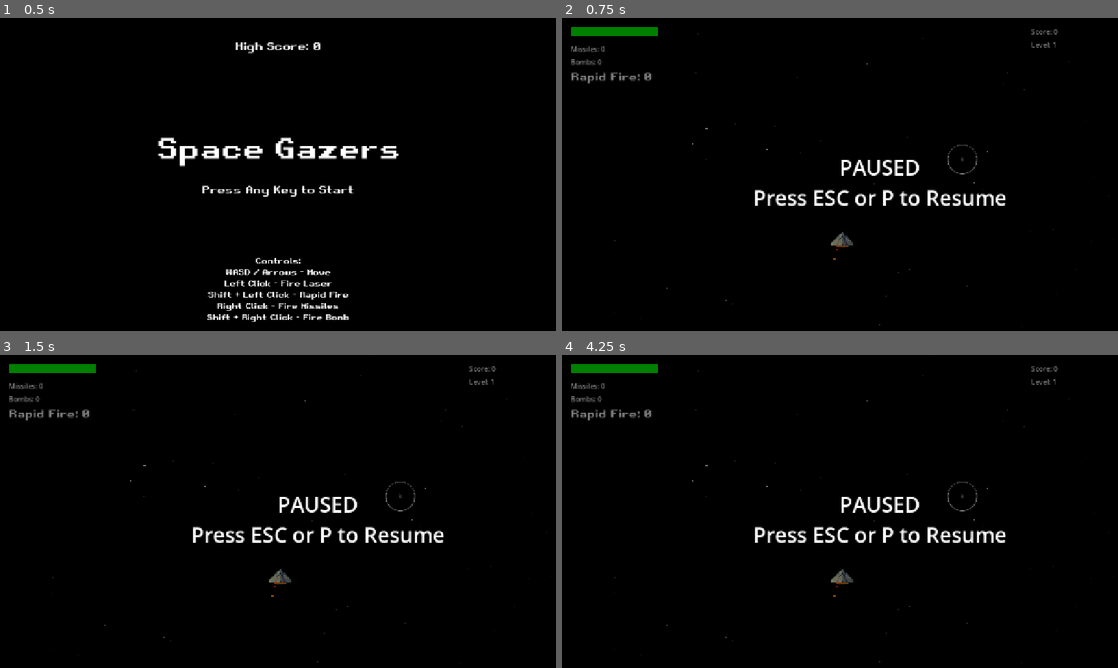
Above: before the commit, frames 1-4 (two rows, left to right).
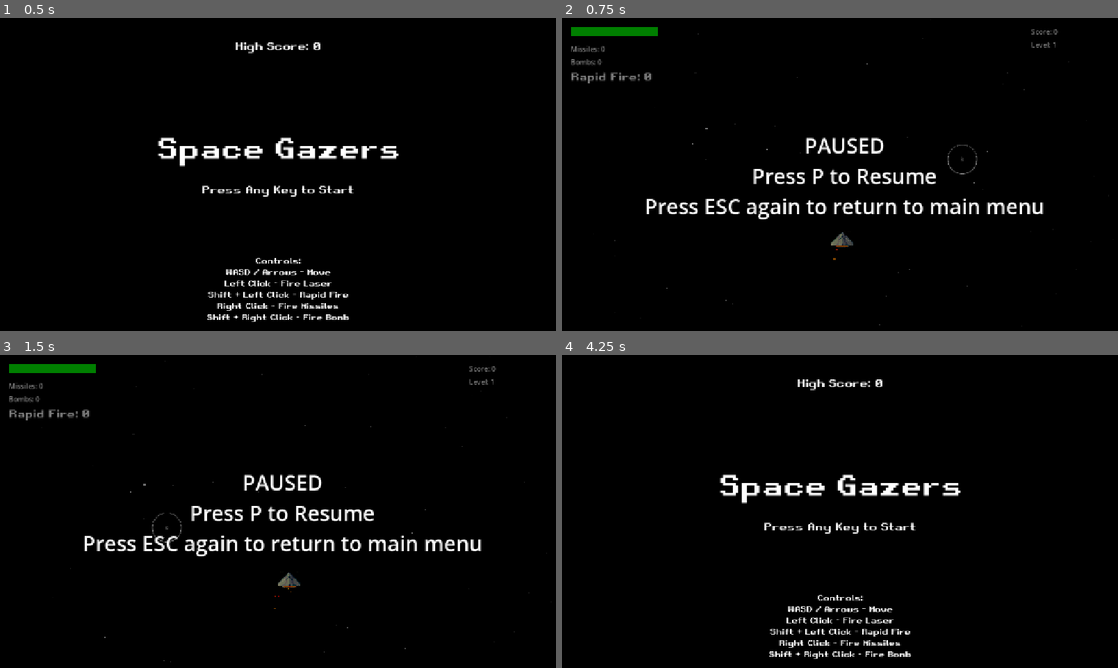
Above: after the commit, the same moments.

Repository: michaeldolearyjr/space-gazers
Game: Godot game, scene res://main_menu.tscn
Two runs of this game, one before a commit and one after it. Both use one fixed random seed, a clock stepped at 60 frames per second and the inputs below. Sound files missing from this copy of the repository are replaced by a short silence.
Inputs (mouse positions are in pixels of both pictures, inside the frame that each line leads up to):
- Up to frame 1 (0.5 s): no input
- Up to frame 2 (0.75 s): tap Enter at 0.5 s; move the mouse to (962, 158) at 0.52 s; hold Right (ui_right) from 0.53 s (still down); tap P at 0.6 s; click (962, 158) at 0.67 s
- Up to frame 3 (1.5 s): tap P at 1.25, 1.35 s; move the mouse to (166, 527) at 1.27 s; release Right (ui_right) at 1.28 s; hold Down (ui_down) from 1.28 s (still down); click (166, 527) at 1.42 s
- Up to frame 4 (4.25 s): tap P at 2, 2.3, 2.75, 3.05, 3.5, 3.6 s; move the mouse to (895, 442) at 2.02 s; release Down (ui_down) at 2.03 s; hold Right (ui_right) 2.03-2.78 s; tap H at 2.1 s; click (895, 442) at 2.17 s; move the mouse to (812, 574) at 2.77 s; hold Up (ui_up) 2.78-3.53 s; tap Shift at 2.85 s; click (812, 574) at 2.92 s; move the mouse to (1006, 558) at 3.52 s; hold Left (ui_left) from 3.53 s (still down); click (1006, 558) at 3.67 s; tap Escape (ui_cancel) at 4.15 s

Frame 1 is identical in both runs. In frame 2, 3.7% of the frame differs, in the area x 15-87%, y 38-65%; in frame 3, 4.0%; in frame 4, 5.3%, in the area x 1-96%, y 2-99%.
Error after the commit: Cannot call method 'set_input_as_handled' on a null value. (res://pause_handler.gd:13)

Commit message:
fixing pause bug

Diff:
--- a/gameplay.gd
+++ b/gameplay.gd
@@ -155,11 +155,16 @@
 	pause_menu.add_child(dim)
 
 	var label = Label.new()
-	label.text = "PAUSED\nPress ESC or P to Resume"
-	label.position = Vector2(get_viewport_rect().size.x / 2.0 - 200, get_viewport_rect().size.y / 2.0 - 50)
+	label.text = "PAUSED\nPress P to Resume\nPress ESC again to return to main menu"
+	label.position = Vector2(get_viewport_rect().size.x / 2.0 - 450, get_viewport_rect().size.y / 2.0 - 100)
 	label.add_theme_font_size_override("font_size", 48)
 	label.horizontal_alignment = HORIZONTAL_ALIGNMENT_CENTER
 	pause_menu.add_child(label)
+
+	var handler = Node.new()
+	handler.set_script(load("res://pause_handler.gd"))
+	handler.set("gameplay_node", self)
+	pause_menu.add_child(handler)
 
 	add_child(pause_menu)
 	pause_menu.hide()
--- /dev/null
+++ b/pause_handler.gd
@@ -0,0 +1,18 @@
+extends Node
+
+var gameplay_node: Node
+
+func _input(event: InputEvent) -> void:
+	var tree = get_tree()
+	if not tree.paused:
+		return
+
+	if event.is_action_pressed("ui_cancel"):
+		tree.paused = false
+		tree.change_scene_to_file("res://main_menu.tscn")
+		get_viewport().set_input_as_handled()
+	elif event is InputEventKey and event.pressed and event.keycode == KEY_P:
+		tree.paused = false
+		if is_instance_valid(gameplay_node) and gameplay_node.pause_menu:
+			gameplay_node.pause_menu.visible = false
+		get_viewport().set_input_as_handled()
Not shown, added: pause_handler.gd.uid
